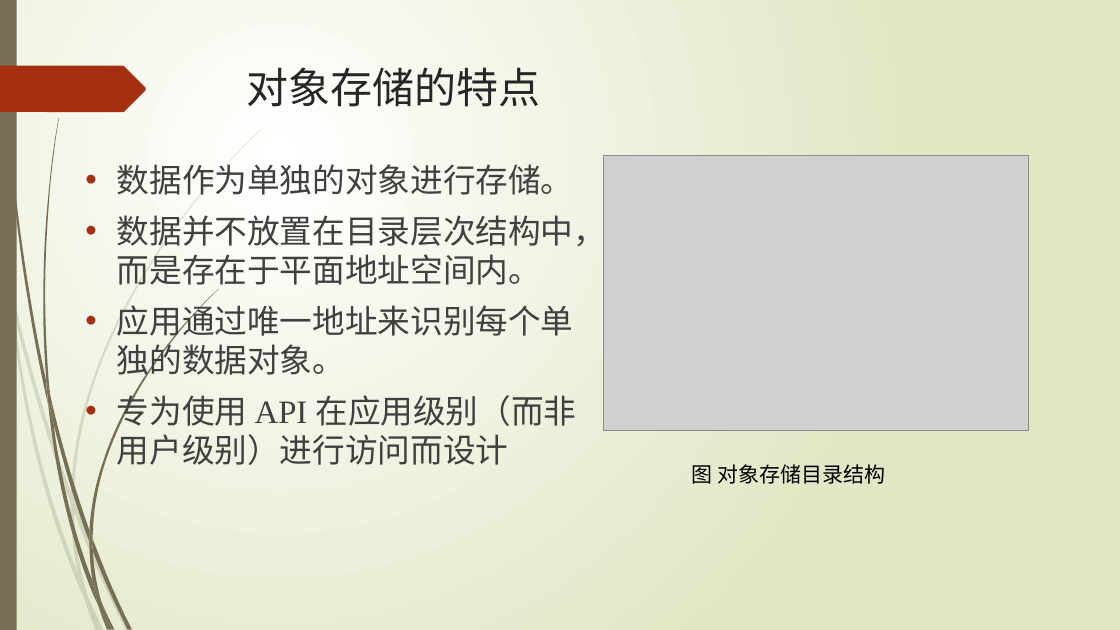
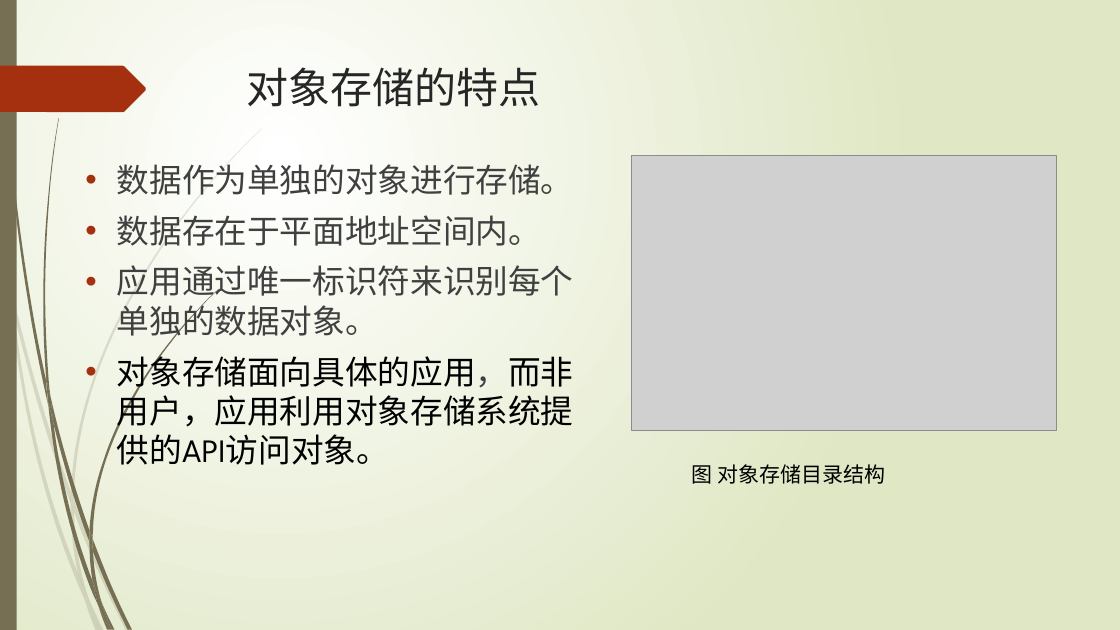
Before and after one commit to ys0232/SAIOinstall, a slide deck: slide 4 of 《海量对象文件存储》结题报告.pptx. Drawn at 1120x630 pixels with LibreOffice and Linux fonts; fonts in the diff are those of the drawing; grey boxes stand for pictures. Boxes give left, top, right and bottom in pixels: in the first picture for what was removed or moved away, otherwise in the second. Text is boxed around its words. In the diff, an @@ line names an element or a change of style, - is before the commit and + after.

```diff
--- a/《海量对象文件存储》结题报告.pptx
+++ b/《海量对象文件存储》结题报告.pptx
@@ picture: place and size @@
-picture at (603,155,1028,430)
+picture at (632,155,1057,430)
@@ text at (117,215,574,465): text changed; text colour #404040 to #000000 @@
-• 数据并不放置在目录层次结构中，而是存在于平面地址空间内。
-• 应用通过唯一地址来识别每个单独的数据对象。
-• 专为使用 API 在应用级别（而非用户级别）进行访问而设计
+• 数据存在于平面地址空间内。
+• 应用通过唯一标识符来识别每个单独的数据对象。
+• 对象存储面向具体的应用，而非用户，应用利用对象存储系统提供的API访问对象。
```
Also in this commit, not shown: 7 other slides changed, 3 slides added, 3 other files.
